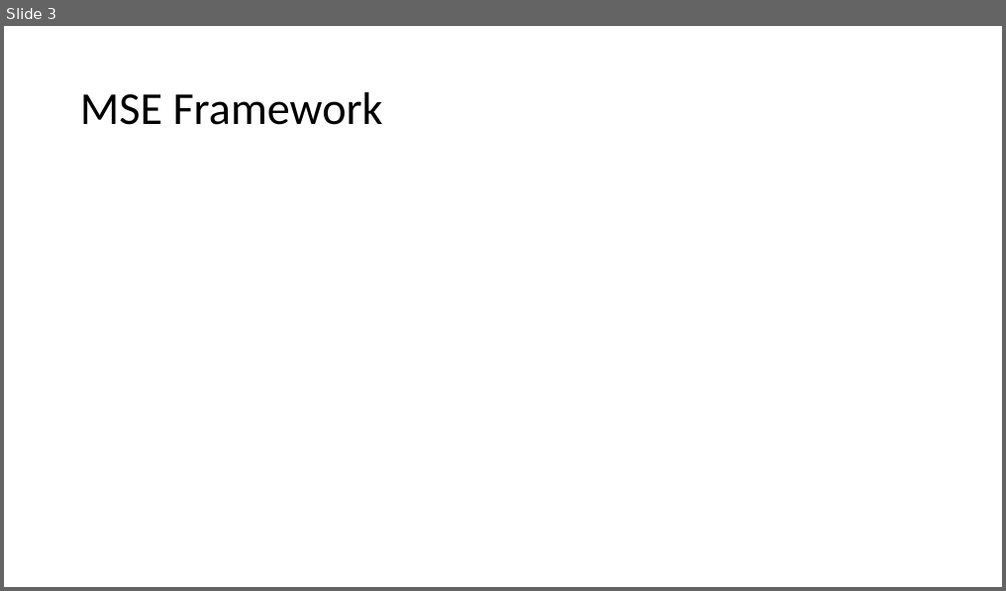
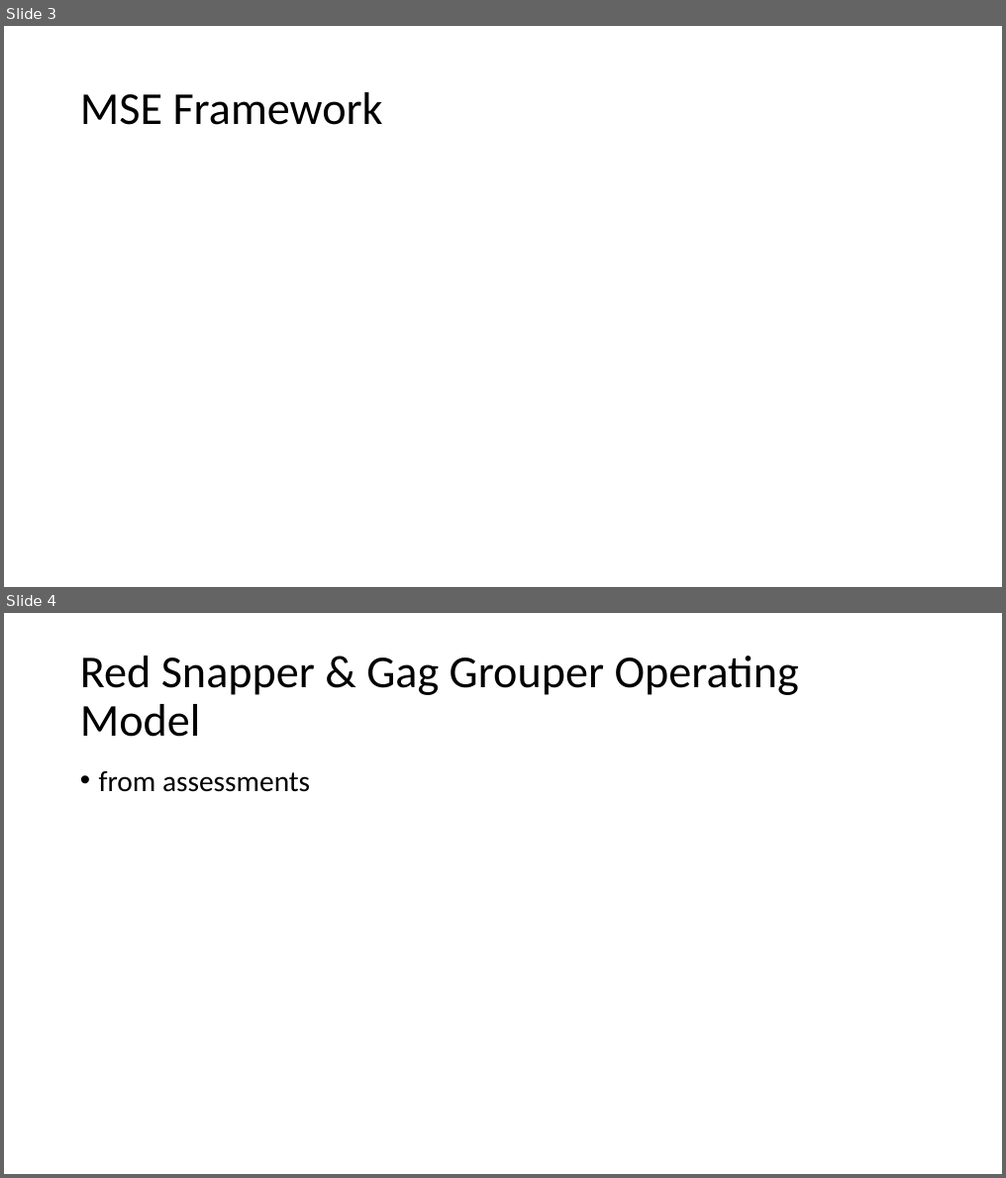
Before and after one commit to Blue-Matter/SAFMC-MSE, a slide deck: docs/Presentations/RedSnapper_Gag_demo.pptx. Shown one above the other, each under a label of ours: slide 3 before the commit, slides 3 and 4 after it. The pictures are 1006x591 and 1006x1178 pixels, drawn with LibreOffice and Linux fonts; fonts in the diff are those of the drawing. Boxes give left, top, right and bottom in pixels: in the first picture for what was removed or moved away, otherwise in the second. Text is boxed around its words. In the diff, an @@ line names an element or a change of style, - is before the commit and + after.

```diff
--- a/docs/Presentations/RedSnapper_Gag_demo.pptx
+++ b/docs/Presentations/RedSnapper_Gag_demo.pptx
@@ slide 4 added at <box>4,613,1002,1174</box>, background #FFFFFF @@
@@ title added at <box>80,656,799,737</box>, 44 pt, text #000000 @@
+Red Snapper & Gag Grouper Operating Model
@@ text added at <box>99,771,310,792</box>, 28 pt, text #000000 @@
+• from assessments
```
Also in this commit, not shown: 1 slide changed, 19 other slides added, 1 slide removed, 18 other files.
